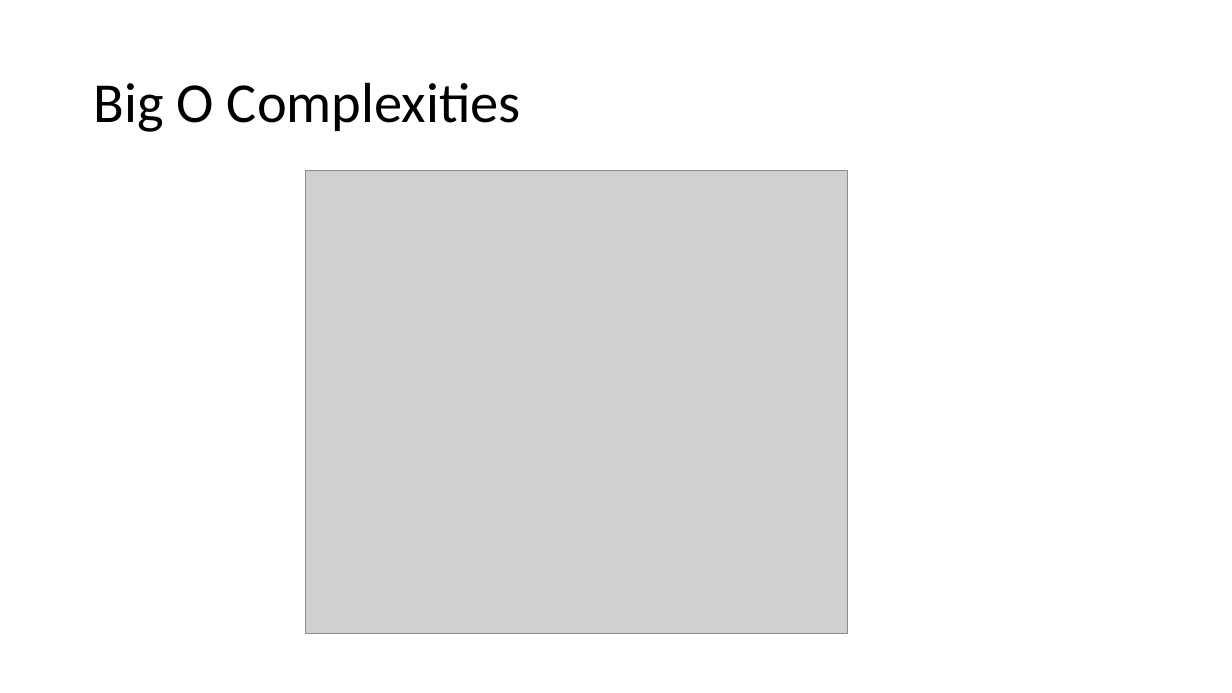
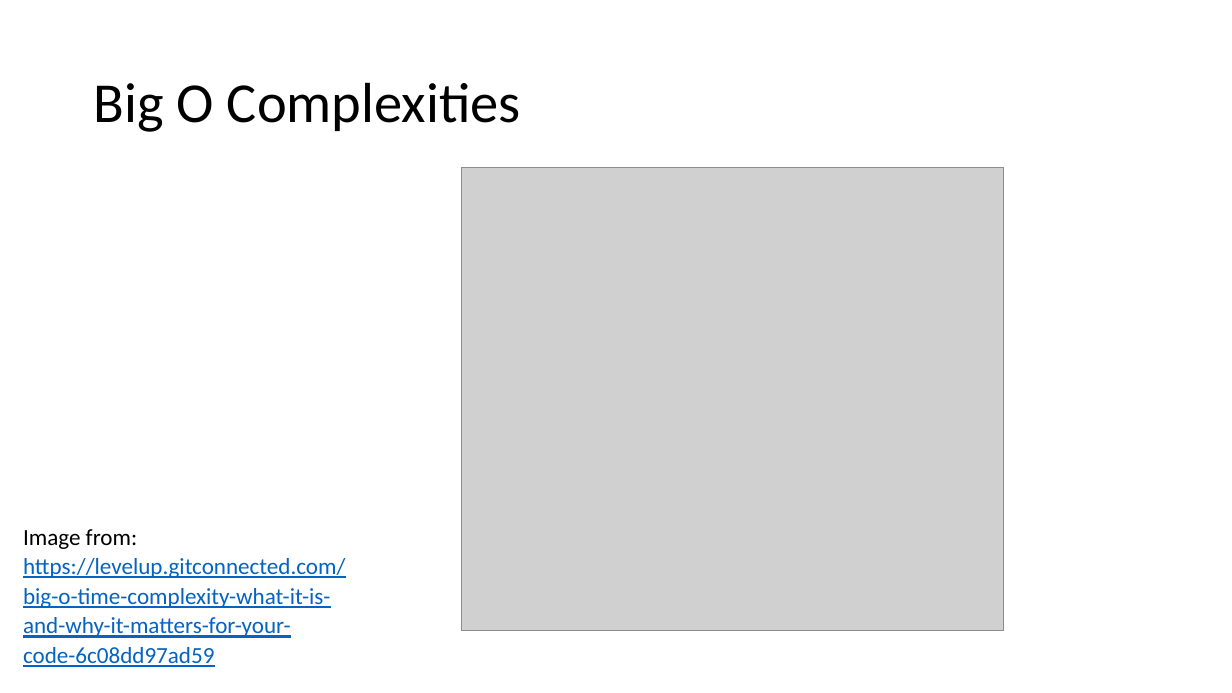
Before and after one commit to bath-bcss/Technical-Labs, a slide deck: slide 4 of Labs/Lab1/Lab1 slides.pptx. Drawn at 1232x693 pixels with LibreOffice and Linux fonts; fonts in the diff are those of the drawing; grey boxes stand for pictures. Boxes give left, top, right and bottom in pixels: in the first picture for what was removed or moved away, otherwise in the second. Text is boxed around its words. In the diff, an @@ line names an element or a change of style, - is before the commit and + after.

```diff
--- a/Labs/Lab1/Lab1 slides.pptx
+++ b/Labs/Lab1/Lab1 slides.pptx
@@ picture: place and size @@
-picture at [306, 171, 848, 634]
+picture at [462, 168, 1004, 631]
@@ text added at [23, 529, 345, 667], 18 pt, text #0563C1, underline @@
+Image from: https://levelup.gitconnected.com/big-o-time-complexity-what-it-is-and-why-it-matters-for-your-code-6c08dd97ad59
```
Also in this commit, not shown: 2 other files.
